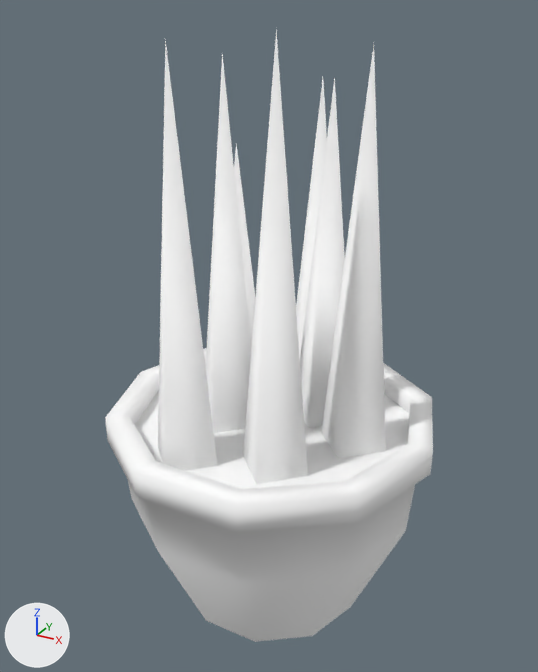
One commit to the glTF model games/yorimichi/assets/belmonte/meshes/SM_BM_BP_PotLavender.glb: the scene before it, then after it.
Before and after are seen from a camera (50 mm lens) standing at (0.492, -0.907, 0.914) and looking at (-0.008, 0.002, 0.46). Arrows for +X, +Y and +Z are at lower left; the lights stay in place. The first picture is the older version. Vertices at exactly the same position are counted once.

Objects in the first picture: 'SM_BM_BP_PotLavender'.
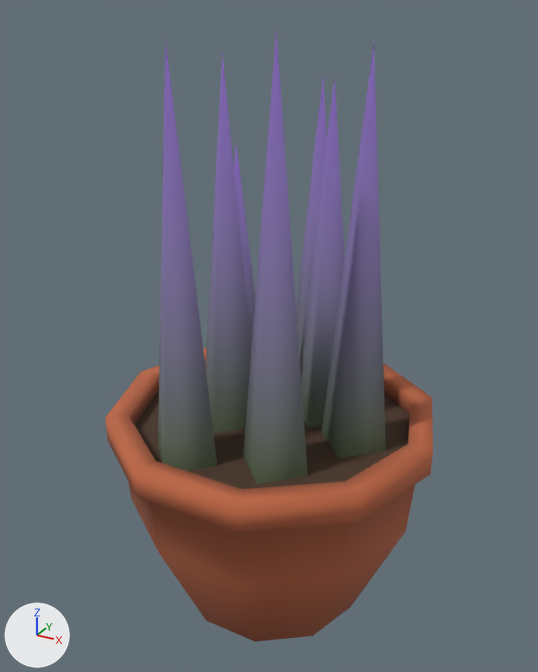
Pixel boxes [x1, y1, x2, y2] of what changed, in the pictures (538 x 672 px):
part 1 of me_sm_bp_potlavender, recoloured (white to orange): [105, 348, 433, 585] in both
part 2 of me_sm_bp_potlavender, recoloured (white to brown): [129, 358, 410, 642] in both
part 3 of me_sm_bp_potlavender, recoloured (darker): [158, 30, 386, 484] in both

What the commit changed:
me_sm_bp_potlavender has 105 vertices, 156 faces and spans x -0.259..0.259, y -0.247..0.247, z 0.0..0.894.
me_sm_bp_potlavender is used by ob_sm_bm_bp_potlavender; location (0.0, 0.0, 0.0).
me_sm_bp_potlavender part 1: 80 faces centred in x -0.243..0.243, y -0.247..0.247, z 0.222..0.34 are repainted in the vertex colours; the middle colour goes from white #ffffff to orange #b86442.
me_sm_bp_potlavender part 2: 48 faces centred in x -0.209..0.209, y -0.212..0.212, z 0.062..0.331 are repainted in the vertex colours; the middle colour goes from white #ffffff to brown #904e33.
me_sm_bp_potlavender part 3: 28 faces centred in x -0.135..0.152, y -0.165..0.16, z 0.451..0.507 are repainted in the vertex colours; the middle colour goes from white #ffffff to dark green #5c6b4d.
